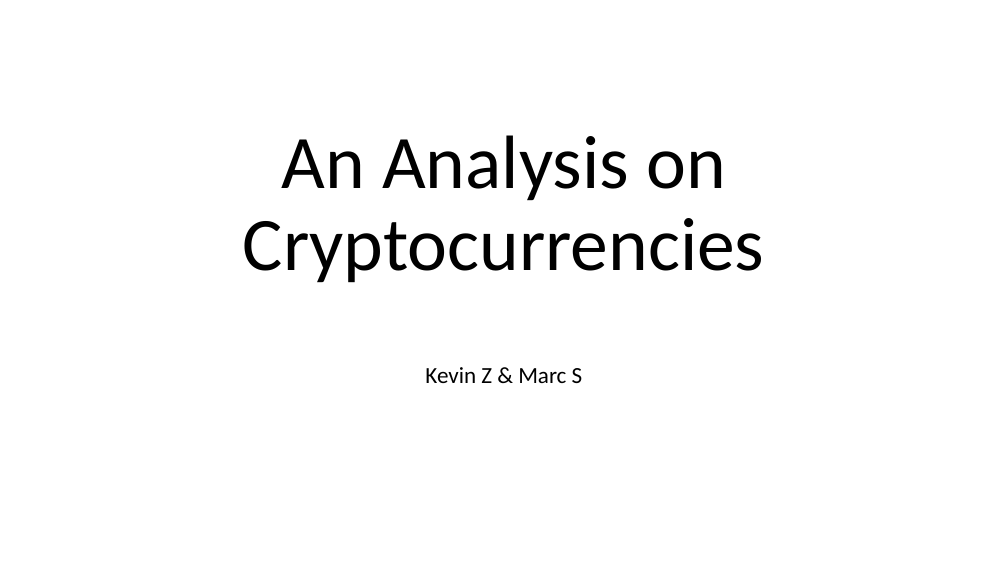
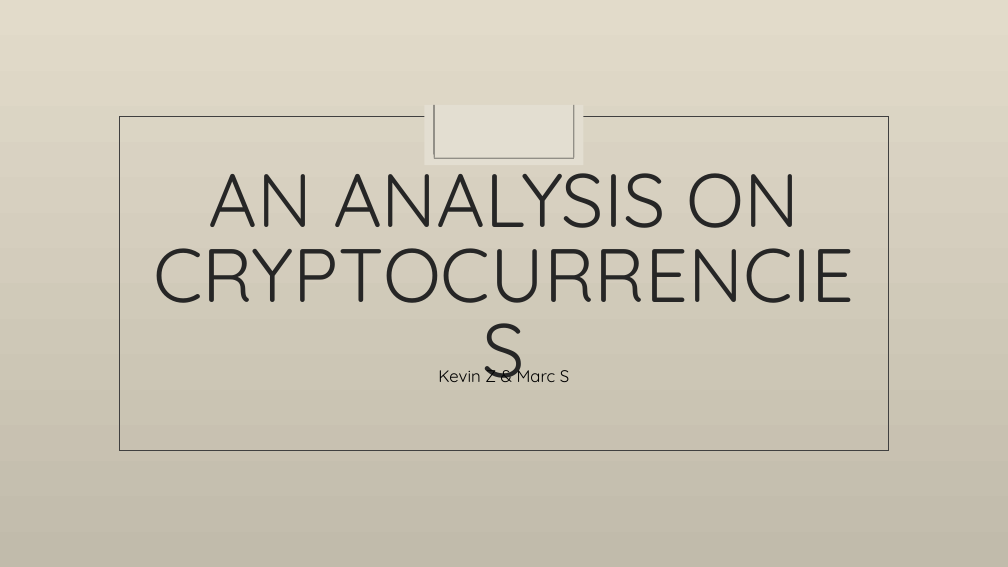
Before and after one commit to kevzha/CryptoAnalysis, a slide deck: slide 1 of Crypto Presentation.ppt. Drawn at 1008x567 pixels with LibreOffice and Linux fonts; fonts in the diff are those of the drawing; background and template pictures are left out. Boxes give left, top, right and bottom in pixels: in the first picture for what was removed or moved away, otherwise in the second. Text is boxed around its words. In the diff, an @@ line names an element or a change of style, - is before the commit and + after.

Commit message:
ppt formatting

```diff
--- a/Crypto Presentation.ppt
+++ b/Crypto Presentation.ppt
@@ background #FFFFFF to picture (left out) @@
@@ rectangle added at (x1=119, y1=116, x2=888, y2=450), outline #404040 0.51 pt @@
@@ rectangle added at (x1=425, y1=105, x2=583, y2=165), fill #E3DED1 @@
@@ line added from (434, 105) to (434, 158), #000000 0.51 pt @@
@@ line added from (574, 105) to (574, 158), #000000 0.51 pt @@
@@ title "AN ANALYSIS ON CRYPTOCURRENCIES" at (x1=208, y1=149, x2=799, y2=228): vertical alignment bottom to middle @@
@@ title at (x1=208, y1=149, x2=799, y2=228): text changed; font Calibri to Quicksand; text colour #000000 to #262626 @@
-An Analysis on Cryptocurrencies
+AN ANALYSIS ON CRYPTOCURRENCIES
@@ line added from (434, 158) to (574, 158), #000000 0.51 pt @@
@@ subtitle "Kevin Z & Marc S" at (x1=438, y1=364, x2=569, y2=382): size 22 to 16 pt, font Calibri to Quicksand; line spacing 0.8 to 1; less space between paragraphs @@
```
Also in this commit, not shown: 10 other slides changed.
